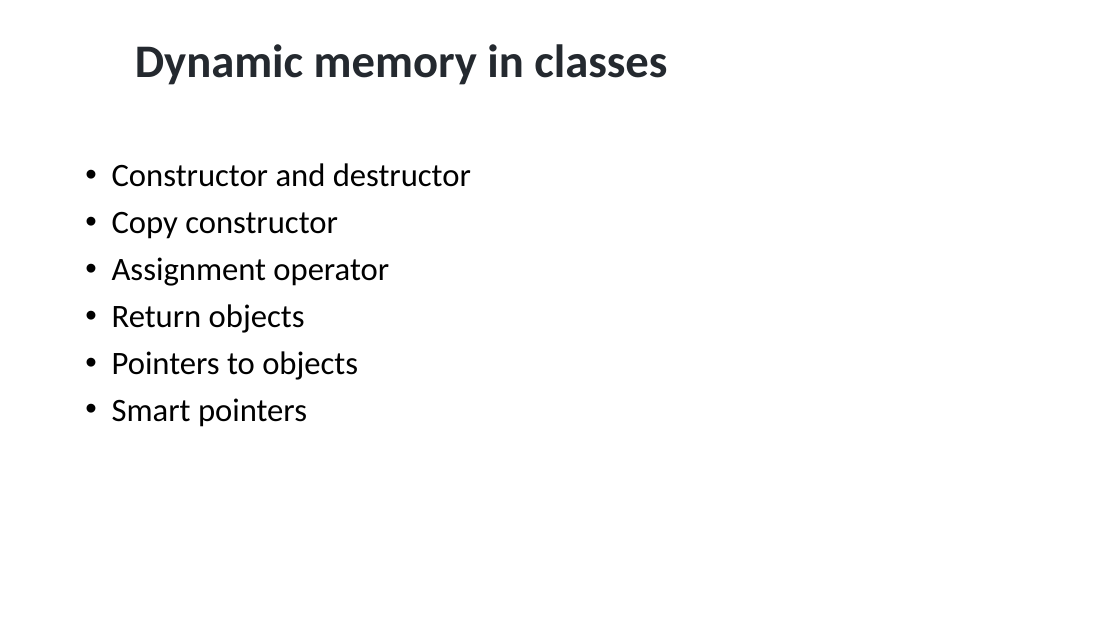
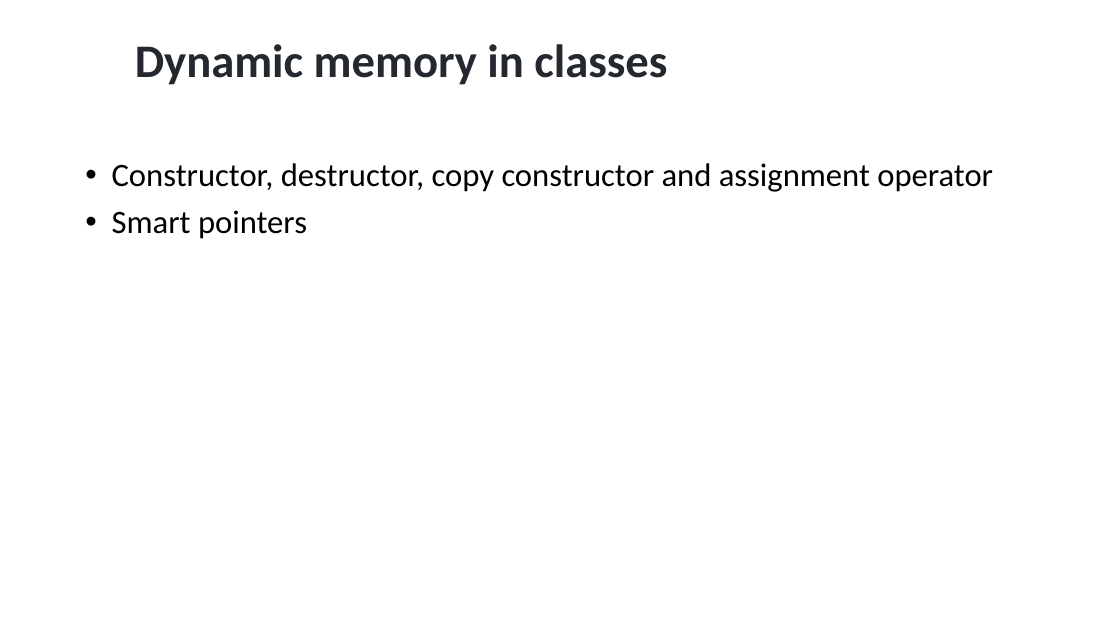
Before and after one commit to ShiqiYu/CPP, a slide deck: slide 2 of week11/Lab11.pptx. Drawn at 1120x630 pixels with LibreOffice and Linux fonts; fonts in the diff are those of the drawing; background and template pictures are left out. Boxes give left, top, right and bottom in pixels: in the first picture for what was removed or moved away, otherwise in the second. Text is boxed around its words. In the diff, an @@ line names an element or a change of style, - is before the commit and + after.

```diff
--- a/week11/Lab11.pptx
+++ b/week11/Lab11.pptx
@@ text at <box>112,163,993,192</box>: text changed @@
-• Constructor and destructor
-• Copy constructor
-• Assignment operator
-• Return objects
-• Pointers to objects
+• Constructor, destructor, copy constructor and assignment operator
```
Also in this commit, not shown: 1 other slide changed, 2 slides added, 14 slides removed.
